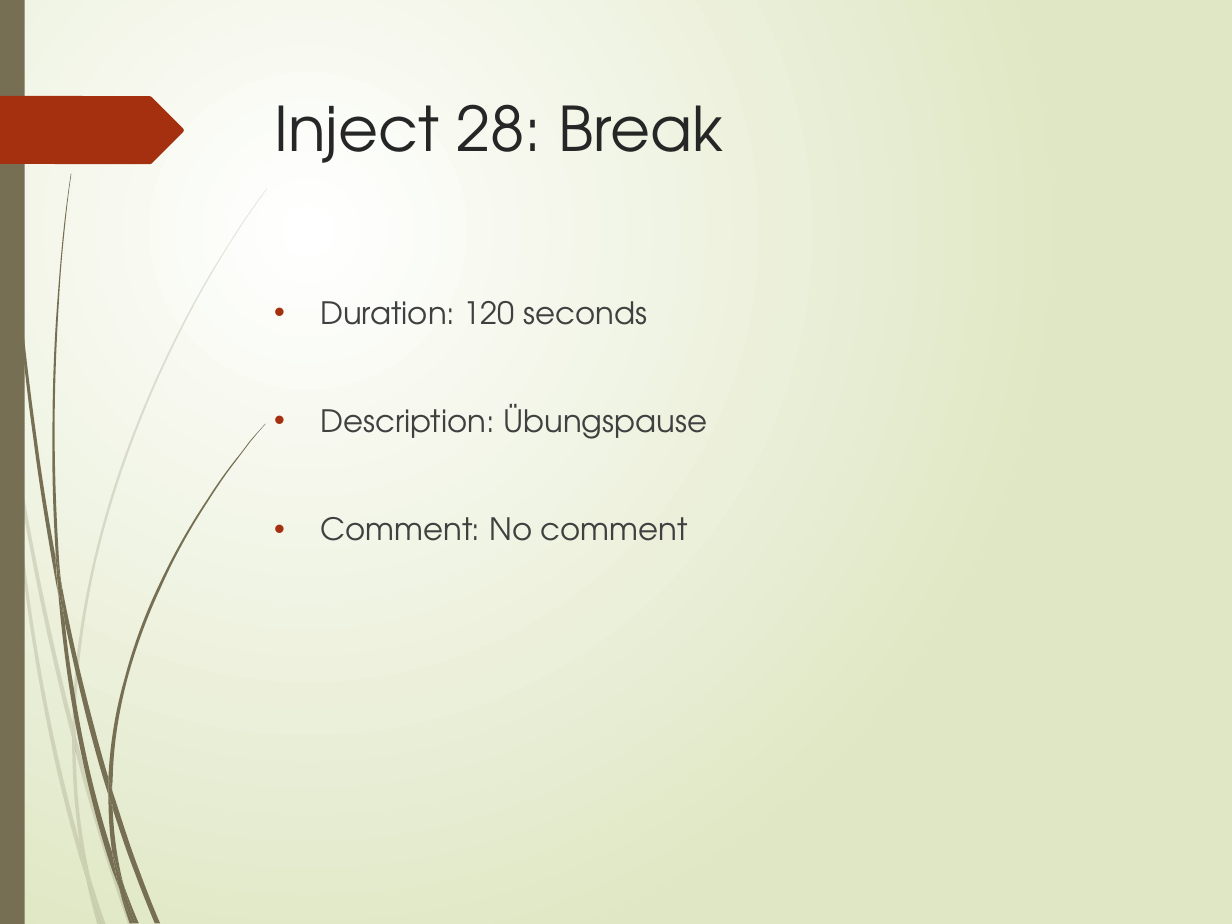
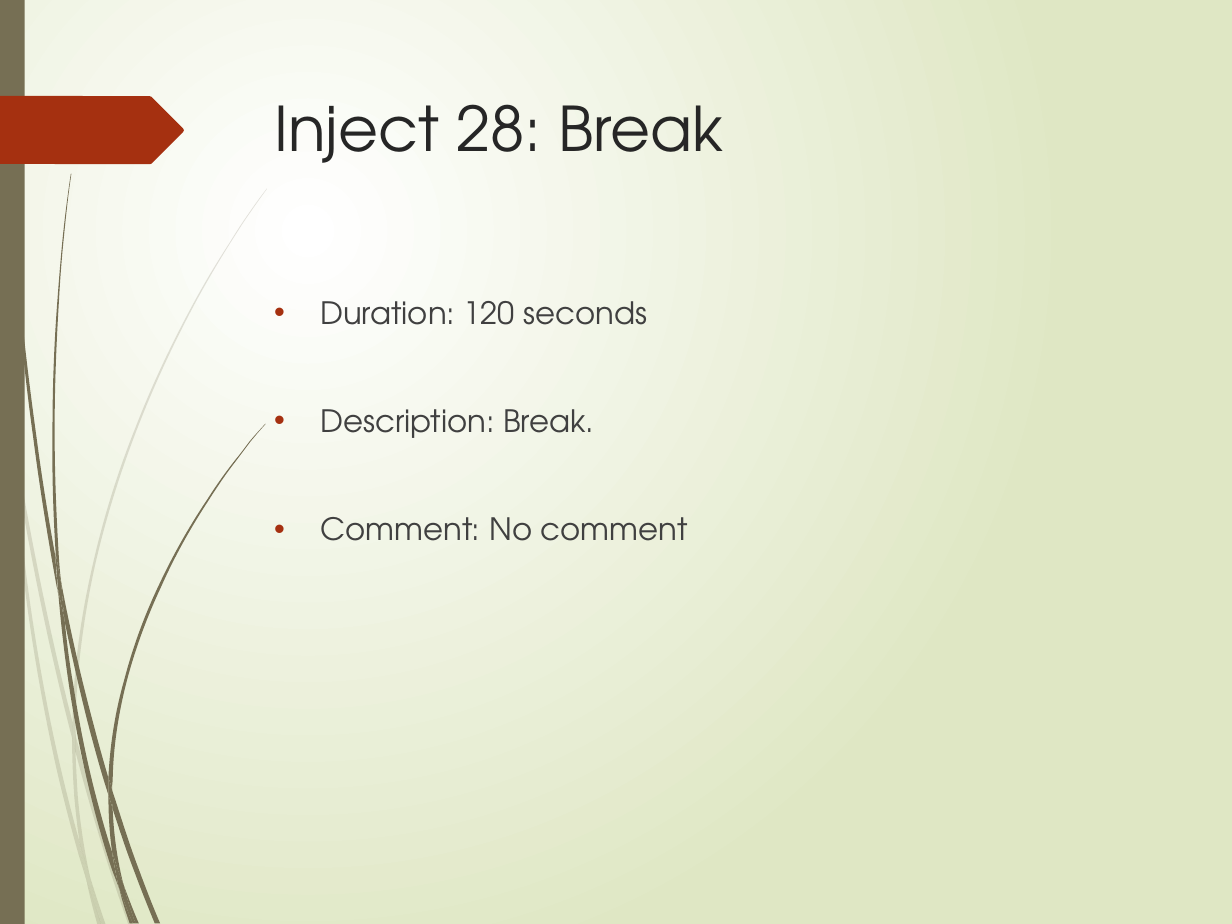
Before and after one commit to cidies/dryrun, a slide deck: slide 5 of static/Ransomware_Angriff_-_Pharma_Batchumgebung_presentation.pptx. Drawn at 1232x924 pixels with LibreOffice and Linux fonts; fonts in the diff are those of the drawing. Boxes give left, top, right and bottom in pixels: in the first picture for what was removed or moved away, otherwise in the second. Text is boxed around its words. In the diff, an @@ line names an element or a change of style, - is before the commit and + after.

```diff
--- a/static/Ransomware_Angriff_-_Pharma_Batchumgebung_presentation.pptx
+++ b/static/Ransomware_Angriff_-_Pharma_Batchumgebung_presentation.pptx
@@ text at (320,409,594,438): text changed @@
-• Description: Übungspause
+• Description: Break.
```
Also in this commit, not shown: 8 other slides changed, 2 other files.
